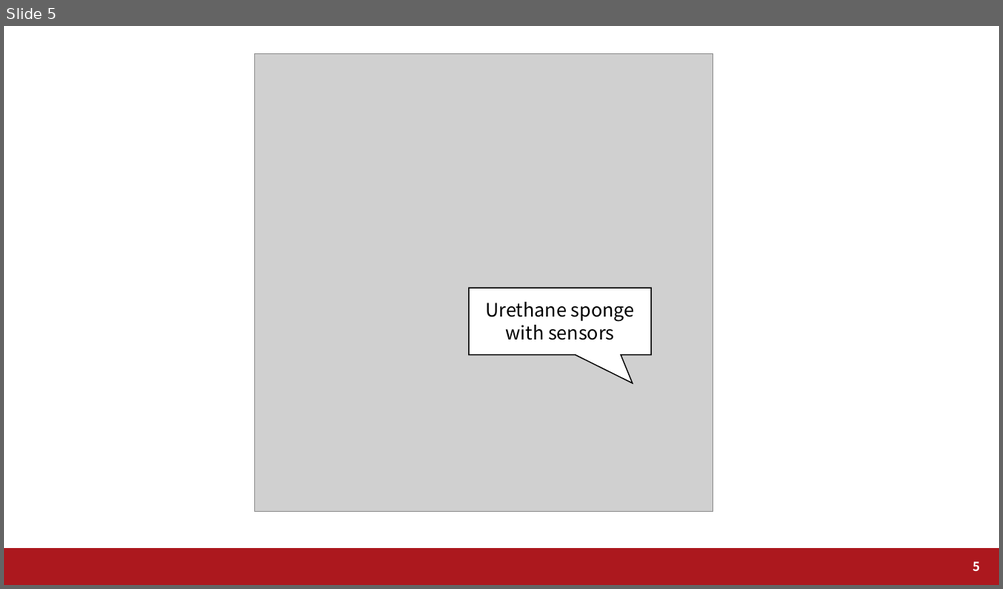
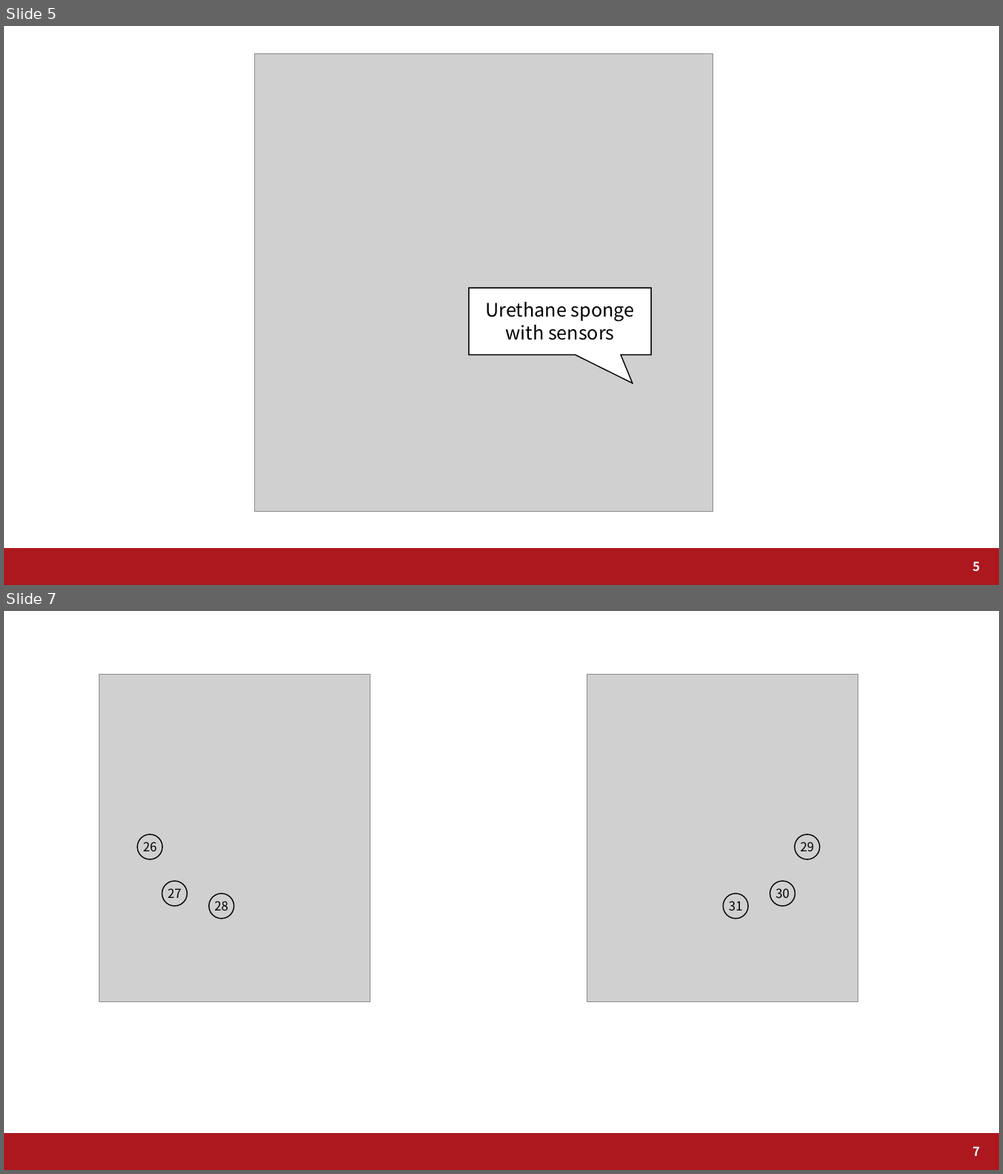
Before and after one commit to a2h1r0/lab, a slide deck: paper/helmet/ISWC2020/figure/source/fig_data.pptx. Shown one above the other, each under a label of ours: slide 5 before the commit, slides 5 and 7 after it; the slides between them are not shown. The pictures are 1003x589 and 1003x1174 pixels, drawn with LibreOffice and Linux fonts; fonts in the diff are those of the drawing; grey boxes stand for pictures; background and template pictures are left out. Boxes give left, top, right and bottom in pixels: in the first picture for what was removed or moved away, otherwise in the second. Text is boxed around its words. In the diff, an @@ line names an element or a change of style, - is before the commit and + after.

```diff
--- a/paper/helmet/ISWC2020/figure/source/fig_data.pptx
+++ b/paper/helmet/ISWC2020/figure/source/fig_data.pptx
@@ slide 7 added at [4,611,999,1170], background #FFFFFF; not listed: 1 template element that a slide beside it also shows @@
@@ group added at [99,675,370,1002]: 3 ellipses, 3 texts, 1 picture @@
+26
+27
+28
@@ group added at [586,675,858,1002]: 3 ellipses, 3 texts, 1 picture @@
+29
+30
+31
@@ page number added at [972,1147,979,1156], 12 pt, text #FFFFFF, bold @@
+7
```
Also in this commit, not shown: 1 other slide added, 2 other files.
